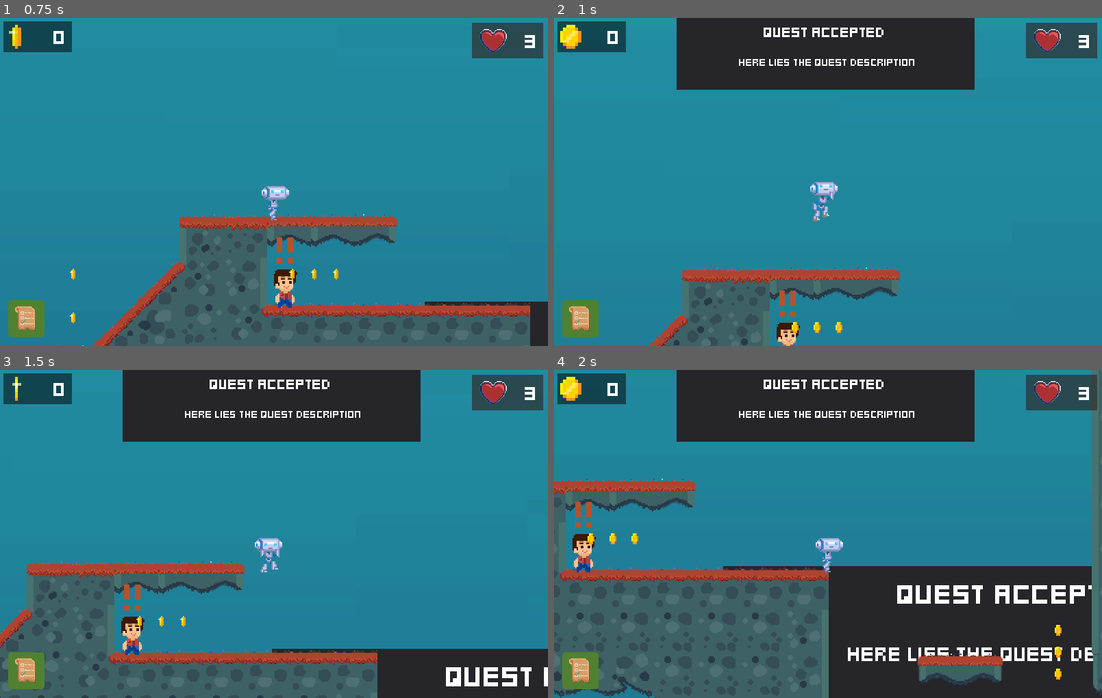
Above: before the commit, frames 1-4 (two rows, left to right).
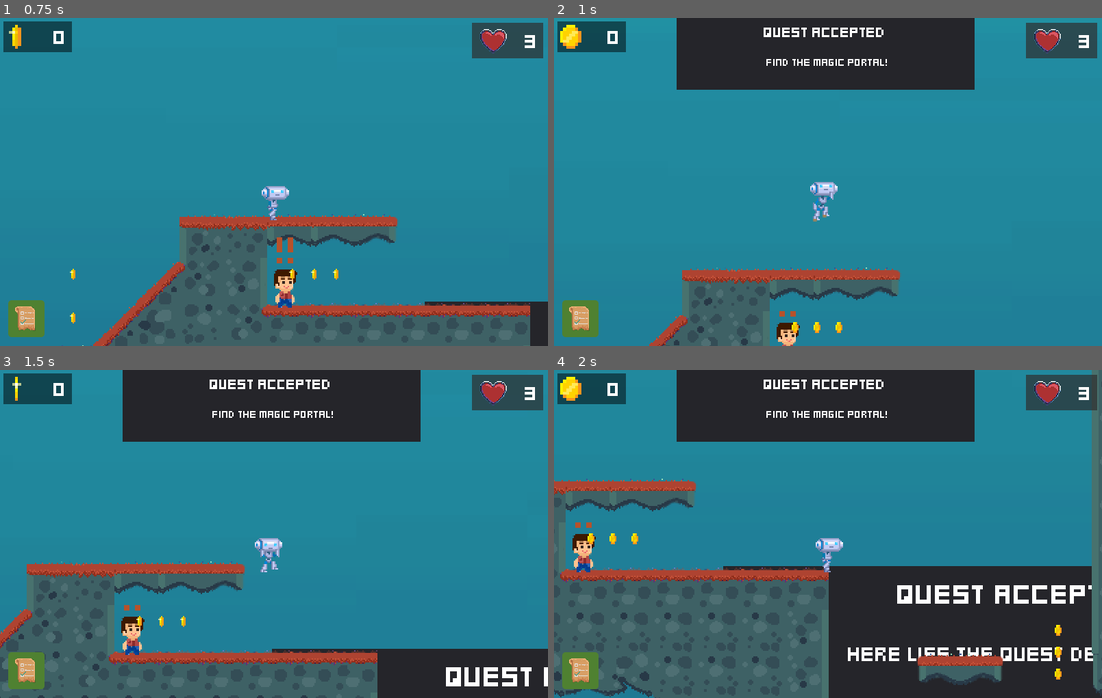
Above: after the commit, the same moments.

Repository: mahamismail/2DPlatformer
Game: Godot game, scene res://src/Main/Game2.tscn
Two runs of this game, one before a commit and one after it. Both use one fixed random seed, a clock stepped at 60 frames per second and the inputs below. This scene is started directly instead of the project's main scene.
Inputs:
- Up to frame 1 (0.75 s): hold Right (move_right) from 0.53 s (still down); hold N (no) from 0.53 s (still down)
- Up to frame 2 (1 s): keep holding Right (move_right); keep holding N (no); tap Up (jump) at 0.77 s; tap Y (yes) at 0.8 s
- Up to frame 3 (1.5 s): keep holding Right (move_right); release N (no) at 1.28 s; tap Y (yes) at 1.35 s
- Up to frame 4 (2 s): keep holding Right (move_right); tap Up (jump) at 1.52 s; tap N (no) at 1.55 s

Frame 1 is identical in both runs. In frame 2, 0.4% of the frame differs, in the area x 33-66%, y 12-88%; in frame 3, 0.4%; in frame 4, 0.4%.
Error before the commit: Invalid get index 'quests' (on base: 'Node (QuestGlobal.gd)'). (res://src/Main/Game.gd:14)

Commit message:
Quest UI Set Up

Diff:
--- a/src/Actors/NPC.gd
+++ b/src/Actors/NPC.gd
@@ -1,35 +1,28 @@
 extends KinematicBody2D
 
-onready var quest = QuestGlobal.quest
+onready var QuestState = QuestGlobal.QuestState
 onready var dialogue = $Dialogue
 #onready var questDisplay = get_node(@"../../../InterfaceLayer/QuestDisplay")
 
 signal quest_accepted()
 
-enum QuestState {
-	COMPLETED,
-	INPROGRESS,
-	NOTFOUNDYET,
-}
-
 func _ready():
-	QuestState.NOTFOUNDYET
 	$Dialogue.hide()
 
-	if get_parent().get_name() == "NPCGuy1":
-		quest = "Retrieve all 40 coins in this world"
+	#if get_parent().get_name() == "NPCGuy1":
+	#	quest = "Retrieve all 40 coins in this world"
 
-	elif get_parent().get_name() == "NPCGuy2":
-		quest = "Kill all your enemies!"
+	#elif get_parent().get_name() == "NPCGuy2":
+	#	quest = "Kill all your enemies!"
 
-	elif get_parent().get_name() == "NPCGuy3":
-		quest = "Find the magic portal!"
+	#elif get_parent().get_name() == "NPCGuy3":
+	#	quest = "Find the magic portal!"
 
-	elif get_parent().get_name() == "NPCGuy4":
-		quest = "Retrieve 40 coins in this world"
+	#elif get_parent().get_name() == "NPCGuy4":
+	#	quest = "Retrieve 40 coins in this world"
 
-	elif get_parent().get_name() == "NPCGuy5":
-		quest = "Find the secret tunnel"
+	#elif get_parent().get_name() == "NPCGuy5":
+	#	quest = "Find the secret tunnel"
 
 	#if get_parent().get_name() == "NPCGuy1":
 	#	add_quest("QUEST 1", "Retrieve all 40 coins in this world")
@@ -58,9 +51,10 @@
 func _unhandled_input(event):
 
 	if event.is_action_pressed("yes"):
-		print(quest + "accepted!")
+		print("quest accepted!")
 		emit_signal("quest_accepted")
 		$CollisionShape2D.set_deferred("disabled", true)
+		$TextEdit.set_text("..")
 
 	if event.is_action_pressed("no"):
 		$Dialogue.hide()
--- a/src/Actors/Player.gd
+++ b/src/Actors/Player.gd
@@ -177,8 +177,3 @@
 	queue_free() # make the player invisible.
 	game_Path.end_Game()
 	pass # Replace with function body.
-
-################# A function to accept a quest from an NPCGuys
-func quest_accepted(quest):
-	current_quest = quest
-	print("Quest accepted:", quest.name)
--- a/src/Main/Game.gd
+++ b/src/Main/Game.gd
@@ -11,7 +11,14 @@
 onready var playAgain_button = $InterfaceLayer/PauseMenu/ColorRect/CenterContainer/VBoxContainer/PlayAgainButton
 onready var questDisplay = $InterfaceLayer/QuestDisplay
 onready var questDescription = $InterfaceLayer/QuestDisplay/Panel/QuestDescription
-onready var quest = QuestGlobal.quests
+
+onready var NPCGuy1 = $Level/NPCs2/NPCGuy1
+onready var NPCGuy2 = $Level/NPCs2/NPCGuy2
+onready var NPCGuy3 = $Level/NPCs2/NPCGuy3
+onready var NPCGuy4 = $Level/NPCs2/NPCGuy4
+onready var NPCGuy5 = $Level/NPCs2/NPCGuy5
+
+signal quest_is_inProgress()
 
 func _init():
 	OS.min_window_size = OS.window_size
@@ -48,7 +55,28 @@
 #DON'T FORGET TO LINK ALL THE NPCs TO THIS
 func _quest_accepted():
 	questDisplay.show()
-	questDescription.set_text(quest)
+
+	if NPCGuy1:
+		questDescription.set_text(QuestGlobal.quest1)
+
+	elif NPCGuy2:
+		questDescription.set_text(QuestGlobal.quest2)
+
+	elif NPCGuy3:
+		questDescription.set_text(QuestGlobal.quest3)
+
+	elif NPCGuy4:
+		questDescription.set_text(QuestGlobal.quest4)
+
+	elif NPCGuy5:
+		questDescription.set_text(QuestGlobal.quest5)
+
+	yield(get_tree().create_timer(10), "timeout")
+
+	questDisplay.hide()
+
+	emit_signal("quest_is_inProgress")
+
 
 #function for the result of winning the game. Menu display
 
--- a/src/Main/Game.tscn
+++ b/src/Main/Game.tscn
@@ -9,7 +9,13 @@
 [ext_resource path="res://assets/art/ui/quest.png" type="Texture" id=7]
 [ext_resource path="res://src/UserInterface/QuestsMenu.tscn" type="PackedScene" id=8]
 [ext_resource path="res://src/Actors/NPCGuy.tscn" type="PackedScene" id=9]
-[ext_resource path="res://src/UserInterface/QuestDisplay.tscn" type="PackedScene" id=10]
+[ext_resource path="res://assets/theme/fonts/kenney_mini_square.tres" type="DynamicFontData" id=10]
+
+[sub_resource type="DynamicFont" id=3]
+font_data = ExtResource( 10 )
+
+[sub_resource type="DynamicFont" id=4]
+font_data = ExtResource( 10 )
 
 [sub_resource type="StyleBoxFlat" id=1]
 bg_color = Color( 0, 0, 0, 0.5 )
@@ -35,7 +41,36 @@
 
 [node name="InterfaceLayer" type="CanvasLayer" parent="."]
 
-[node name="QuestDisplay" parent="InterfaceLayer" instance=ExtResource( 10 )]
+[node name="QuestDisplay" type="Control" parent="InterfaceLayer"]
+visible = false
+margin_right = 40.0
+margin_bottom = 40.0
+
+[node name="Panel" type="Panel" parent="InterfaceLayer/QuestDisplay"]
+margin_left = 179.0
+margin_right = 614.0
+margin_bottom = 105.0
+
+[node name="Accepted" type="Label" parent="InterfaceLayer/QuestDisplay/Panel"]
+margin_left = 64.0
+margin_top = 10.0
+margin_right = 311.0
+margin_bottom = 32.0
+rect_scale = Vector2( 1.32, 1.32 )
+custom_fonts/font = SubResource( 3 )
+text = "QUESt ACCEPTED"
+align = 1
+
+[node name="QuestDescription" type="Label" parent="InterfaceLayer/QuestDisplay/Panel"]
+margin_left = 16.0
+margin_top = 17.0
+margin_right = 397.0
+margin_bottom = 98.0
+rect_scale = Vector2( 1.04719, 1.04719 )
+custom_fonts/font = SubResource( 4 )
+text = "Here lies the quest description"
+align = 1
+valign = 1
 
 [node name="QuestMenu" parent="InterfaceLayer" instance=ExtResource( 8 )]
 
--- a/src/UserInterface/QuestGlobal.gd
+++ b/src/UserInterface/QuestGlobal.gd
@@ -1,12 +1,10 @@
 extends Node
 
-onready var quest = ""
-
-onready var NPCGuy1 = get_node(@"/root/Game/Level/NPCs2/NPCGuy1")
-onready var NPCGuy2 = get_node(@"/root/Game/Level/NPCs2/NPCGuy2")
-onready var NPCGuy3 = get_node(@"/root/Game2/Level/NPCs2/NPCGuy3")
-onready var NPCGuy4 = get_node(@"/root/Game2/Level/NPCs2/NPCGuy4")
-onready var NPCGuy5 = get_node(@"/root/Game2/Level/NPCs2/NPCGuy5")
+onready var quest1 = "Retrieve all 40 coins in this world"
+onready var quest2 = "Kill all your enemies!"
+onready var quest3 = "Find the magic portal!"
+onready var quest4 = "Retrieve 40 coins in this world"
+onready var quest5 = "Find the secret tunnel"
 
 enum QuestState {
 	COMPLETED,
@@ -16,27 +14,3 @@
 
 func _ready():
 	QuestState.NOTFOUNDYET
-
-	if NPCGuy1:
-		quest = "Retrieve all 40 coins in this world"
-
-	elif NPCGuy2:
-		quest = "Kill all your enemies!"
-
-	elif NPCGuy3:
-		quest = "Find the magic portal!"
-
-	elif NPCGuy4:
-		quest = "Retrieve 40 coins in this world"
-
-	elif NPCGuy5:
-		quest = "Find the secret tunnel"
-
-func quest_is_completed():
-	QuestState.COMPLETED
-	$CollisionShape2D.set_deferred("disabled", true)
-	print("Quest completed!")
-
-func quest_is_inProgress():
-	QuestState.INPROGRESS
-	print("Quest is in progress")
--- a/src/UserInterface/QuestsMenu.gd
+++ b/src/UserInterface/QuestsMenu.gd
@@ -10,6 +10,11 @@
 
 func _ready():
 	hide()
+
+
+func _quest_is_inProgress():
+	$ColorRect/QuestPanel/InProgress
+
 
 func questMenu_is_showing(value):
 	questMenu_showing = value
--- a/src/UserInterface/QuestsMenu.tscn
+++ b/src/UserInterface/QuestsMenu.tscn
@@ -30,33 +30,81 @@
 icon = ExtResource( 3 )
 
 [node name="QuestPanel" type="TabContainer" parent="ColorRect"]
-margin_left = 177.234
-margin_top = 67.0
-margin_right = 780.234
-margin_bottom = 464.0
+margin_left = 177.0
+margin_top = 20.0
+margin_right = 755.0
+margin_bottom = 525.0
 grow_horizontal = 0
 rect_scale = Vector2( 0.878504, 0.878504 )
+size_flags_stretch_ratio = 0.0
 
-[node name="In Progress" type="CenterContainer" parent="ColorRect/QuestPanel"]
+[node name="In Progress" type="VBoxContainer" parent="ColorRect/QuestPanel"]
+anchor_left = 0.037
 anchor_right = 1.0
 anchor_bottom = 1.0
-margin_left = 4.0
 margin_top = 56.0
-margin_right = -4.0
+margin_right = -6.0
 margin_bottom = -4.0
+rect_min_size = Vector2( 300, 445 )
+rect_pivot_offset = Vector2( 855.597, 192.149 )
+custom_constants/separation = 8
 
-[node name="TextEdit" type="Label" parent="ColorRect/QuestPanel/In Progress"]
-margin_left = 76.0
-margin_top = 149.0
-margin_right = 519.0
-margin_bottom = 187.0
+[node name="Quest 1" type="Label" parent="ColorRect/QuestPanel/In Progress"]
+margin_right = 542.0
+margin_bottom = 79.0
+rect_min_size = Vector2( 300, 38 )
 size_flags_horizontal = 0
 size_flags_vertical = 5
 theme = ExtResource( 1 )
-text = "You do not have any quests."
-align = 1
+text = "Quest 1:
+Retrieve all 40 coins in this world"
 
-[node name="Completed" type="CenterContainer" parent="ColorRect/QuestPanel"]
+[node name="Quest 2" type="Label" parent="ColorRect/QuestPanel/In Progress"]
+margin_top = 87.0
+margin_right = 339.0
+margin_bottom = 166.0
+rect_min_size = Vector2( 300, 38 )
+size_flags_horizontal = 0
+size_flags_vertical = 5
+theme = ExtResource( 1 )
+text = "QUEST 2:
+Kill all your enemies!"
+
+[node name="Quest 3" type="Label" parent="ColorRect/QuestPanel/In Progress"]
+margin_top = 174.0
+margin_right = 343.0
+margin_bottom = 253.0
+rect_min_size = Vector2( 300, 38 )
+size_flags_horizontal = 0
+size_flags_vertical = 5
+theme = ExtResource( 1 )
+text = "QUEST 3:
+Find the magic portal!"
+
+[node name="Quest 4" type="Label" parent="ColorRect/QuestPanel/In Progress"]
+margin_top = 261.0
+margin_right = 485.0
+margin_bottom = 340.0
+rect_min_size = Vector2( 300, 38 )
+size_flags_horizontal = 0
+size_flags_vertical = 5
+theme = ExtResource( 1 )
+text = "QUEST 4:
+Retrieve 40 coins in this world"
+valign = 1
+
+[node name="Quest 5" type="Label" parent="ColorRect/QuestPanel/In Progress"]
+margin_top = 348.0
+margin_right = 339.0
+margin_bottom = 427.0
+rect_min_size = Vector2( 300, 38 )
+size_flags_horizontal = 0
+size_flags_vertical = 5
+theme = ExtResource( 1 )
+text = "QUEST 5:
+Kill all your enemies!"
+
+[node name="Completed" type="VBoxContainer" parent="ColorRect/QuestPanel"]
 visible = false
 anchor_right = 1.0
 anchor_bottom = 1.0
@@ -66,9 +114,10 @@
 margin_bottom = -4.0
 
 [node name="TextEdit2" type="Label" parent="ColorRect/QuestPanel/Completed"]
-margin_left = 76.0
+visible = false
+margin_left = 113.0
 margin_top = 153.0
-margin_right = 519.0
+margin_right = 556.0
 margin_bottom = 191.0
 size_flags_horizontal = 0
 size_flags_vertical = 5
Not shown: 1 places in src/Main/Game.tscn that only renumber resources
